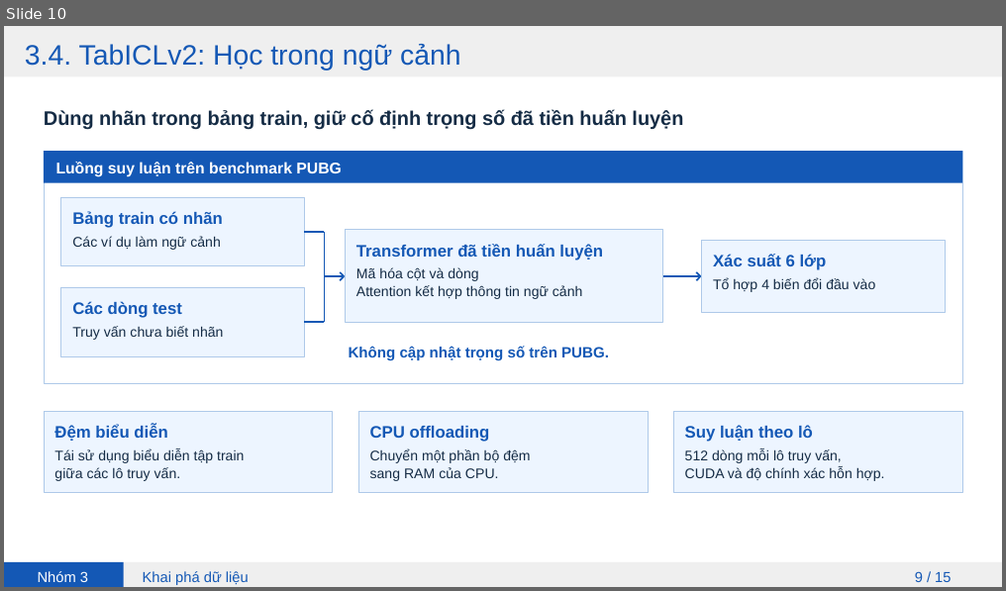
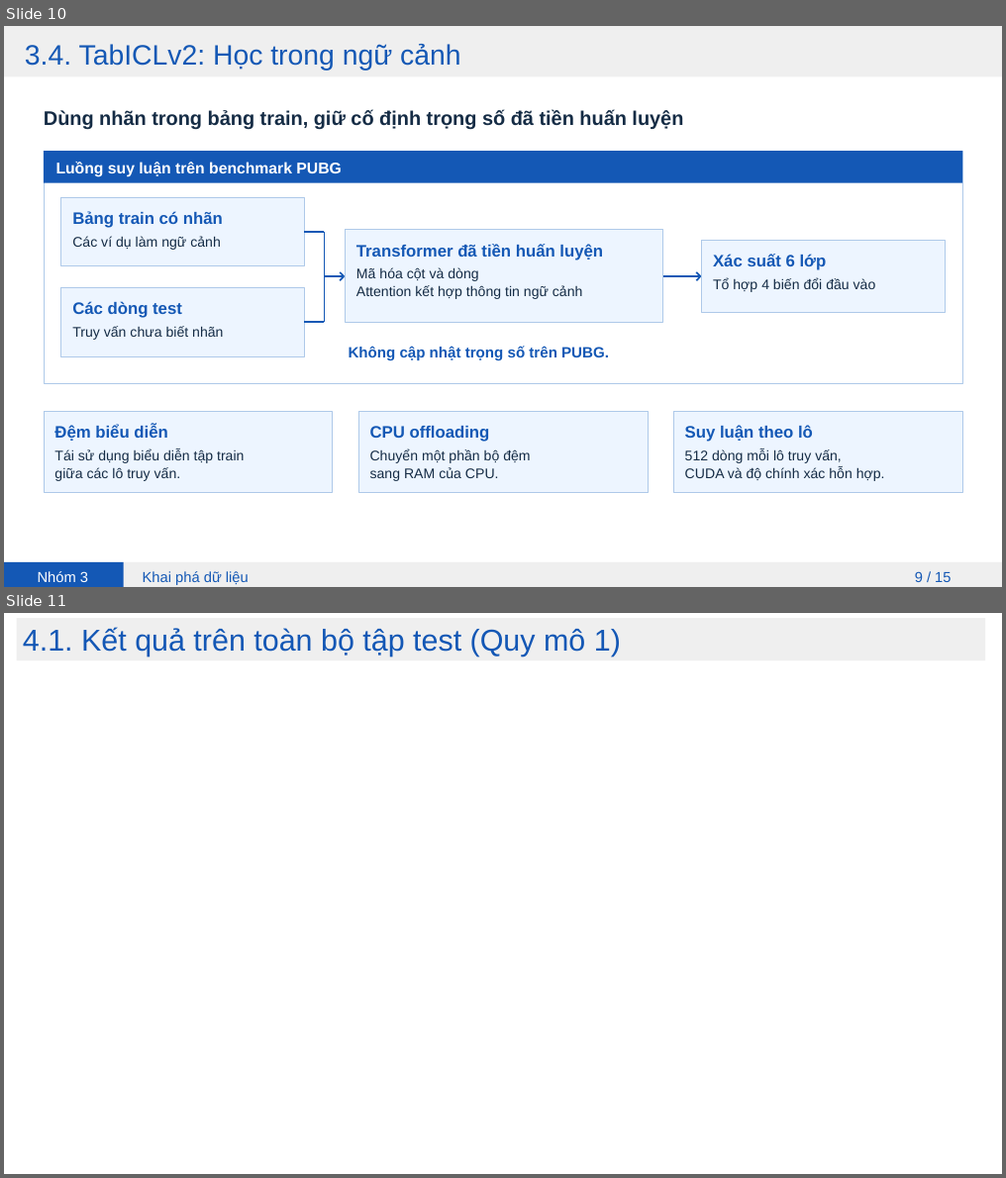
Before and after one commit to kttt294/PUBG-Weapon-Groups, a slide deck: docs/Thuyet_trinh_PUBG.pptx. Shown one above the other, each under a label of ours: slide 10 before the commit, slides 10 and 11 after it. The pictures are 1006x591 and 1006x1178 pixels, drawn with LibreOffice and Linux fonts; fonts in the diff are those of the drawing; background and template pictures are left out. Boxes give left, top, right and bottom in pixels: in the first picture for what was removed or moved away, otherwise in the second. Text is boxed around its words. In the diff, an @@ line names an element or a change of style, - is before the commit and + after.

```diff
--- a/docs/Thuyet_trinh_PUBG.pptx
+++ b/docs/Thuyet_trinh_PUBG.pptx
@@ slide 11 added at bbox=[4, 613, 1002, 1174], background picture (left out) @@
@@ rectangle added at bbox=[17, 618, 985, 661], fill #EFEFEF @@
@@ text added at bbox=[23, 627, 621, 657], 29 pt, text #1357B5 @@
+4.1. Kết quả trên toàn bộ tập test (Quy mô 1)
```
Also in this commit, not shown: 1 slide changed, 4 other slides added, 5 slides removed, 1 other file.
